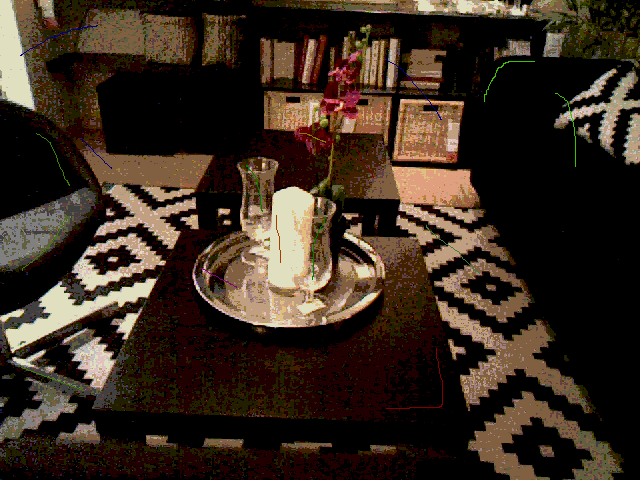
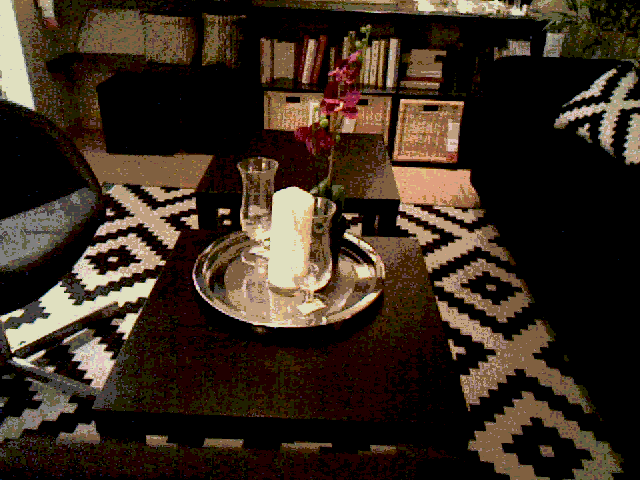
Layered file, before and after one edit (640x480). Changes by layer:
removed layer "Layer #1" over (20, 25, 576, 409)
